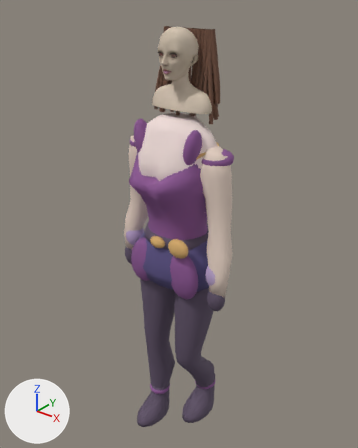
Renders of the glTF model godot/assets/katie_walk_6.glb from each side of a commit.
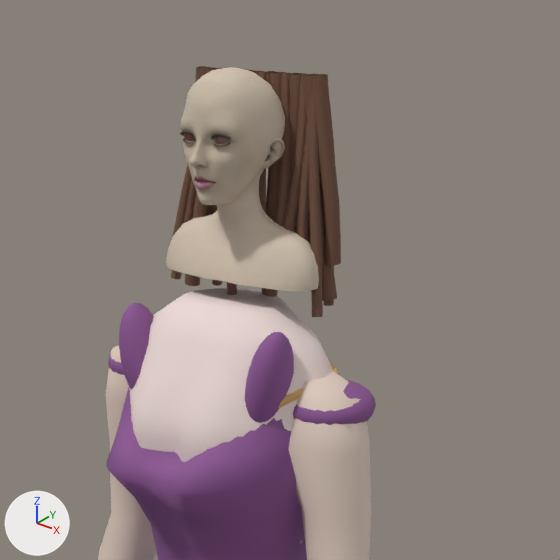
Each version appears first whole from a camera (50 mm lens) standing at (1.354, -1.682, 2.338) and looking at (-0.027, 0.044, 1.268), and next in a close-up on the part from 24% to 86% of the width and 0% to 49% of the height. The axes (+X, +Y, +Z) are drawn at lower left. The lights are the same throughout. The older version's two pictures come first. Where no turn or scale is listed for an object, it has been applied to the vertices. Vertices at exactly the same position are counted once.

Names of what the first close-up shows: 'Continuous arm', 'Continuous arm.001', 'Fitted shoulder strap', 'Fitted shoulder strap.001', 'Imported Katie eyelashes', 'Imported Katie katie', 'Katie hair strand 00', 'Katie hair strand 02', 'Katie hair strand 05', 'Katie hair strand 44', 'Mantle clasp.001', 'Upper torso skin', 'Violet sweetheart bodice' and 23 more.
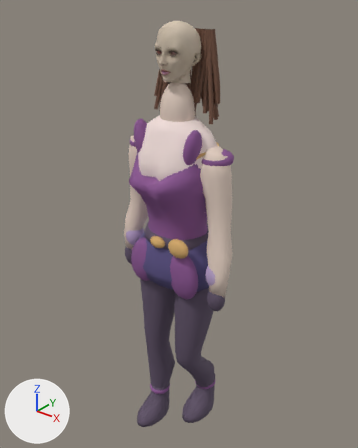
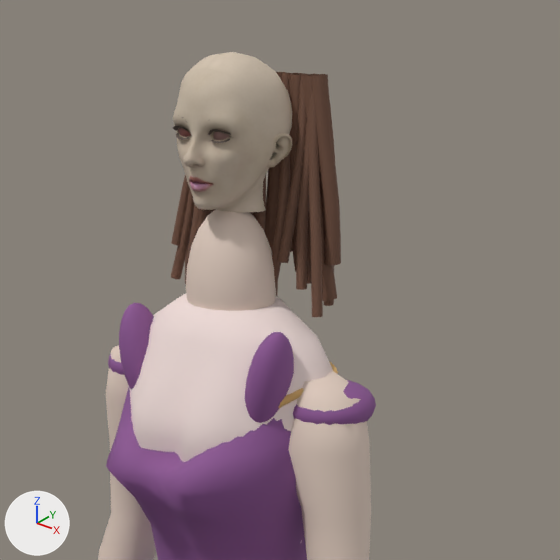
Where the change shows, as pixel boxes (x1, y1, x2, y2) in the close-ups (560 x 560 px):
'Imported Katie katie', reshaped, moved, rescaled (22% narrower, 28% shorter)
    before: (166, 67, 319, 292)
    after: (173, 52, 292, 213)
'Neck', added (pale pink)
    after: (186, 209, 276, 311)
'Imported Katie eyelashes', moved, rescaled (13% wider, 12% taller)
    before: (180, 132, 231, 147)
    after: (173, 126, 231, 143)
part 1 of me_head_001, reshaped
    before: (166, 200, 319, 292)
    after: (217, 203, 266, 213)

The change, as a list of edits to the scene's bpy script:
```text
Change me_head_001:
    used by ob_imported_katie_katie; location = (0.0, -0.001, 2.025); scale = (0.43, 0.43, 0.43)
    remove me_head_001.from_pydata(...)  # 3016 vertices, 5880 faces; spans x -0.367..0.367, y -0.232..0.209, z -0.416..0.362
    add me_head_001.from_pydata(...)  # 2610 vertices, 5080 faces; spans x -0.2..0.2, y -0.232..0.209, z -0.134..0.362
    me_head_001 part 1: 446 vertices removed from x -0.367..0.367, y -0.057..0.202, z -0.416..-0.135; 40 vertices added at x -0.098..0.098, y -0.042..0.121, z -0.134
Add me_sphere_005:
    me_sphere_005.from_pydata(...)  # a UV sphere (20 segments, 12 rings, poles along z) spanning x -0.079..0.079, y -0.074..0.074, z -0.139..0.139
    me_sphere_005.materials.append(mat_mobile_katie_body_skin)  # pale pink #e5d0c2
Change ob_imported_katie_eyelashes:
    ob_imported_katie_eyelashes.location: (0.0, -0.068, 2.08) -> (0.0, -0.078, 2.089)
    ob_imported_katie_eyelashes.scale: (0.43, 0.43, 0.43) -> (0.49, 0.49, 0.49)
Change ob_imported_katie_katie:
    ob_imported_katie_katie.location: (0.0, -0.001, 2.025) -> (0.0, -0.001, 2.026)
    ob_imported_katie_katie.scale: (0.43, 0.43, 0.43) -> (0.49, 0.49, 0.49)
Add ob_neck:
    ob_neck = bpy.data.objects.new('Neck', me_sphere_005)
    ob_neck.location = (0.0, 0.0, 1.83)
```
